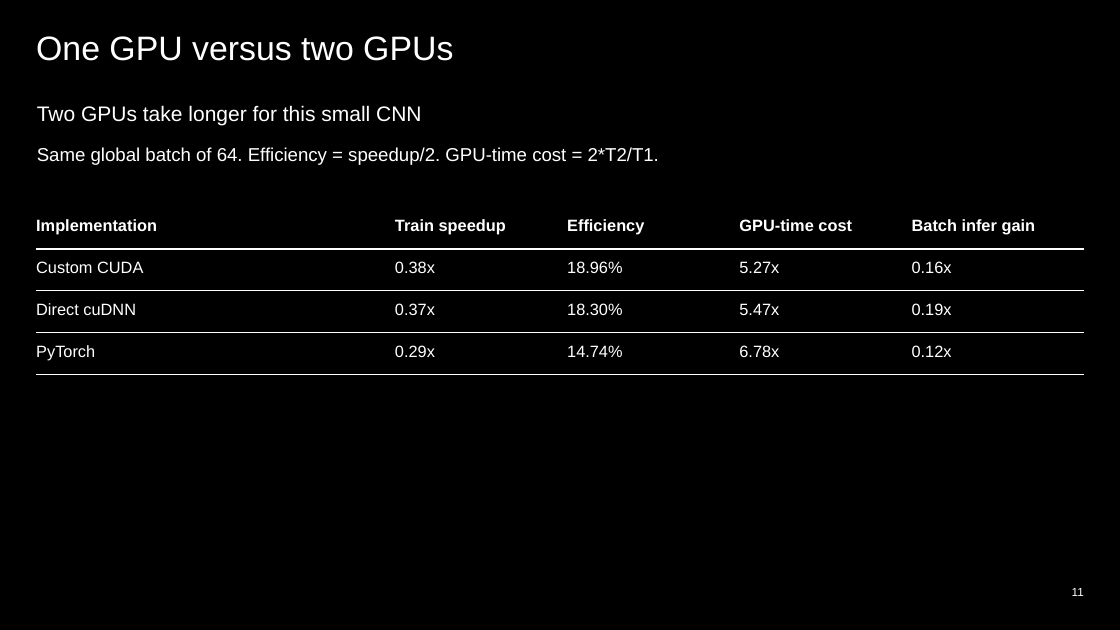
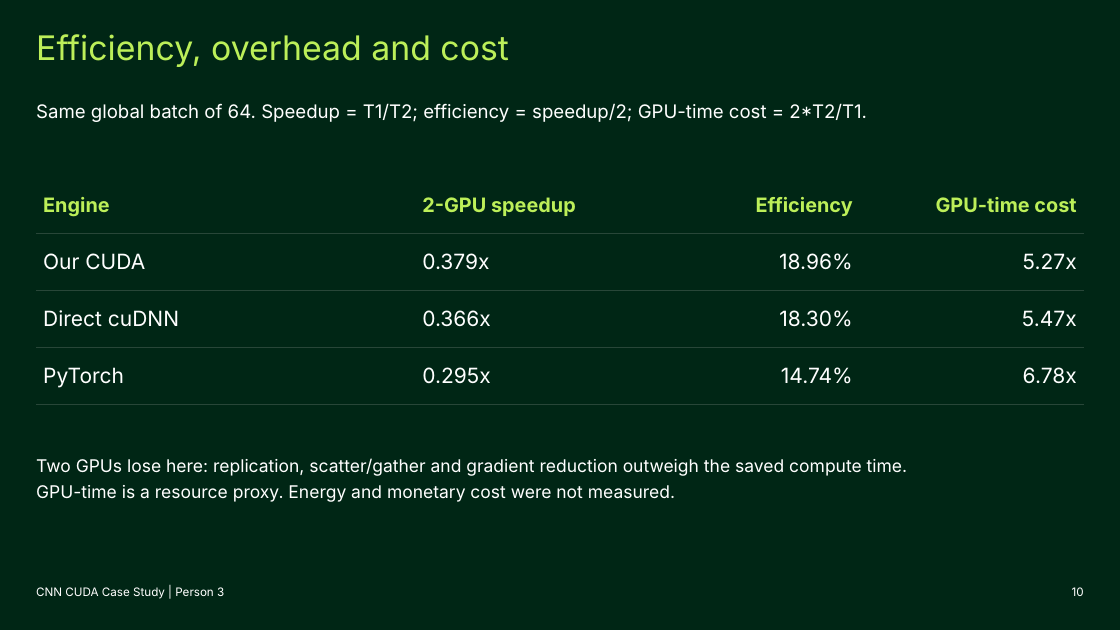
Before and after one commit to saltypal/CNN-CUDA-Case-Study, a slide deck: slide 10 of presentation/CNN_CUDA_Case_Study.pptx (slide 11 before the commit). Drawn at 1120x630 pixels with LibreOffice and Linux fonts; fonts in the diff are those of the drawing. Boxes give left, top, right and bottom in pixels: in the first picture for what was removed or moved away, otherwise in the second. Text is boxed around its words. In the diff, an @@ line names an element or a change of style, - is before the commit and + after.

Commit message:
Simplify presentation into the requested three-person sequence

```diff
--- a/presentation/CNN_CUDA_Case_Study.pptx
+++ b/presentation/CNN_CUDA_Case_Study.pptx
@@ background #000000 to #002615 @@
@@ title removed at (36, 36, 453, 61) @@
-One GPU versus two GPUs
@@ title added at (36, 34, 509, 67), 29 pt, text #BCEF59 @@
+Efficiency, overhead and cost
@@ text at (36, 103, 867, 122): text changed; font Arial to Inter @@
-Two GPUs take longer for this small CNN
-Same global batch of 64. Efficiency = speedup/2. GPU-time cost = 2*T2/T1.
+Same global batch of 64. Speedup = T1/T2; efficiency = speedup/2; GPU-time cost = 2*T2/T1.
@@ table at (36, 176, 1084, 555) @@
-column 1, row 1: Implementation
+column 1, row 1: Engine
-column 1, row 2: Custom CUDA
+column 1, row 2: Our CUDA
-column 2: Train speedup | 0.38x | 0.37x | 0.29x
+column 2: 2-GPU speedup | 0.379x | 0.366x | 0.295x
-column 5: Batch infer gain | 0.16x | 0.19x | 0.12x
@@ table: place and size @@
-table at (36, 207, 1084, 568)
+table at (36, 176, 1084, 555)
@@ text added at (36, 458, 908, 502), 15 pt, text #FFFFFF @@
+Two GPUs lose here: replication, scatter/gather and gradient reduction outweigh the saved compute time.
+GPU-time is a resource proxy. Energy and monetary cost were not measured.
@@ text added at (36, 587, 224, 599), 10 pt, text #FFFFFF @@
+CNN CUDA Case Study | Person 3
@@ text at (1072, 587, 1084, 596): text changed; font Arial to Inter @@
-11
+10
```
Also in this commit, not shown: 1 other slide changed, 9 slides added, 10 slides removed.
